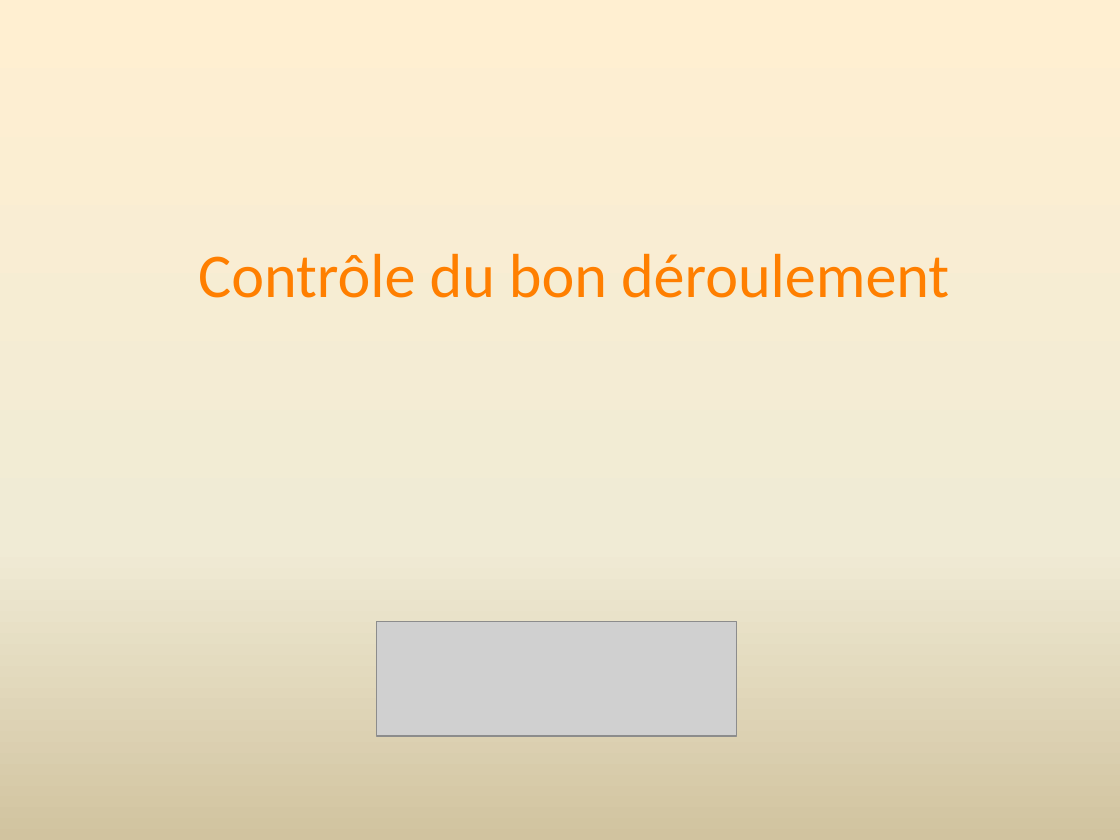
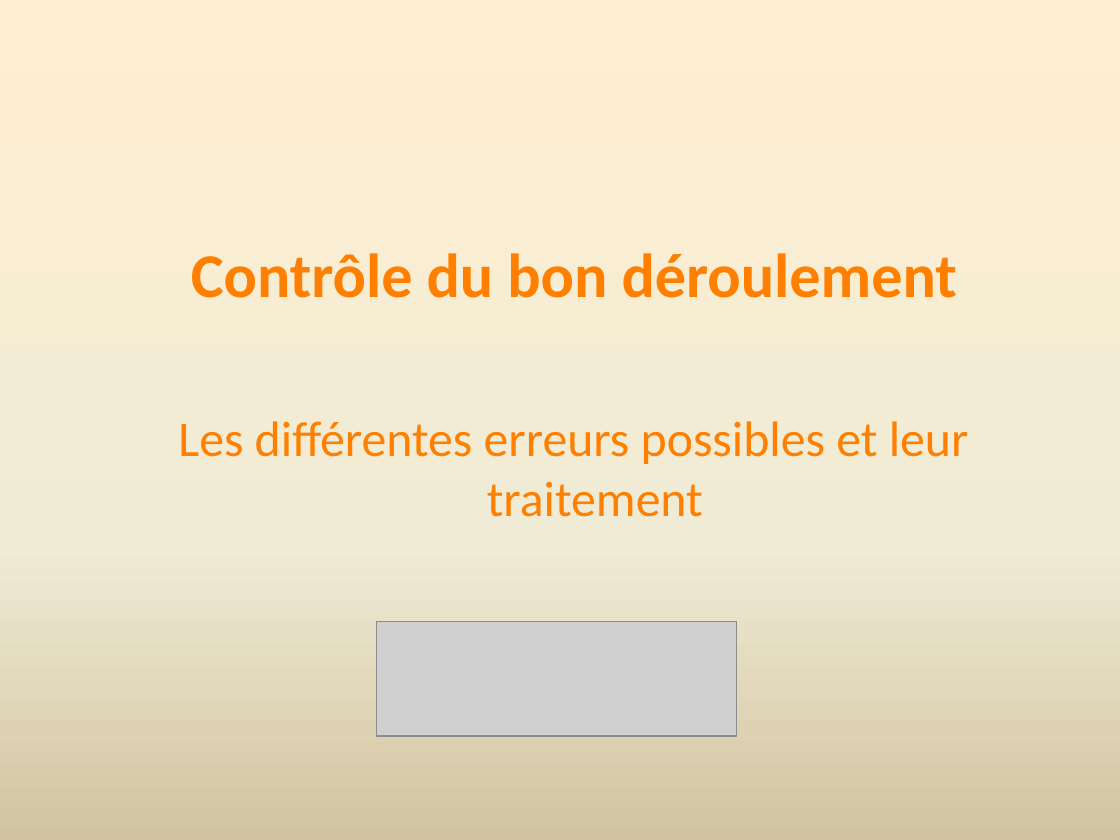
Before and after one commit to yvallet/import_collecte, a slide deck: slide 10 of Les tutoriels de la FFBA_page1.pptx. Drawn at 1120x840 pixels with LibreOffice and Linux fonts; fonts in the diff are those of the drawing; grey boxes stand for pictures. Boxes give left, top, right and bottom in pixels: in the first picture for what was removed or moved away, otherwise in the second. Text is boxed around its words. In the diff, an @@ line names an element or a change of style, - is before the commit and + after.

```diff
--- a/Les tutoriels de la FFBA_page1.pptx
+++ b/Les tutoriels de la FFBA_page1.pptx
@@ text at (x1=191, y1=253, x2=957, y2=298): bold on in "Contrôle du bon déroulement" @@
@@ text at (x1=178, y1=421, x2=969, y2=517): paragraph added @@
+Les différentes erreurs possibles et leur traitement
```
Also in this commit, not shown: 3 other files.
